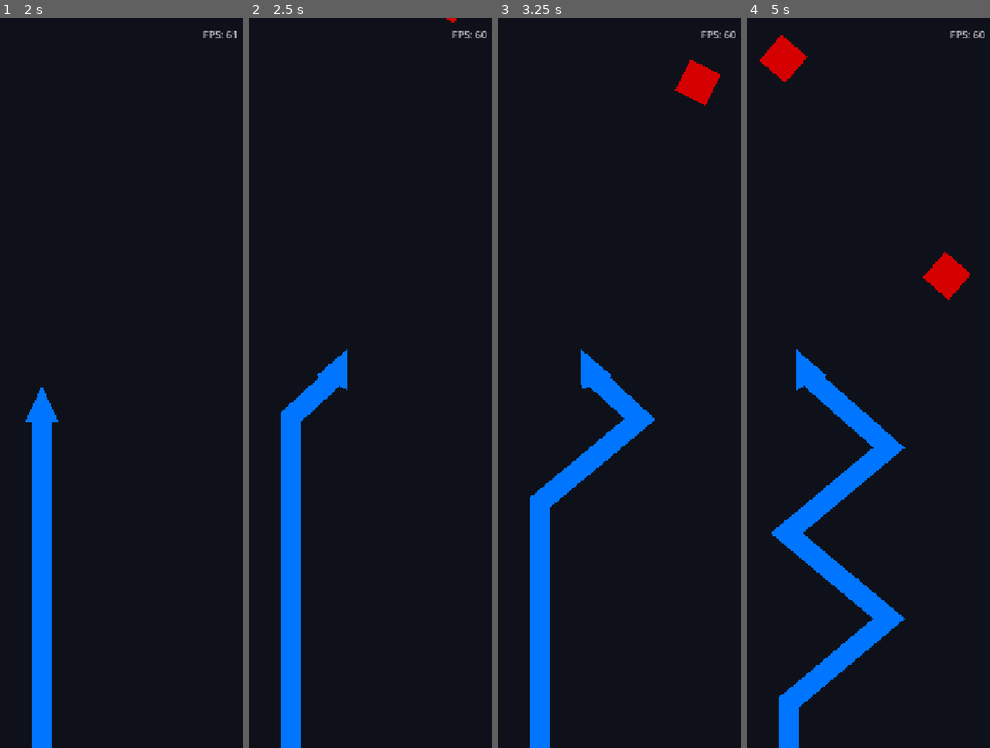
Above: before the commit, frames 1-4 (left to right).
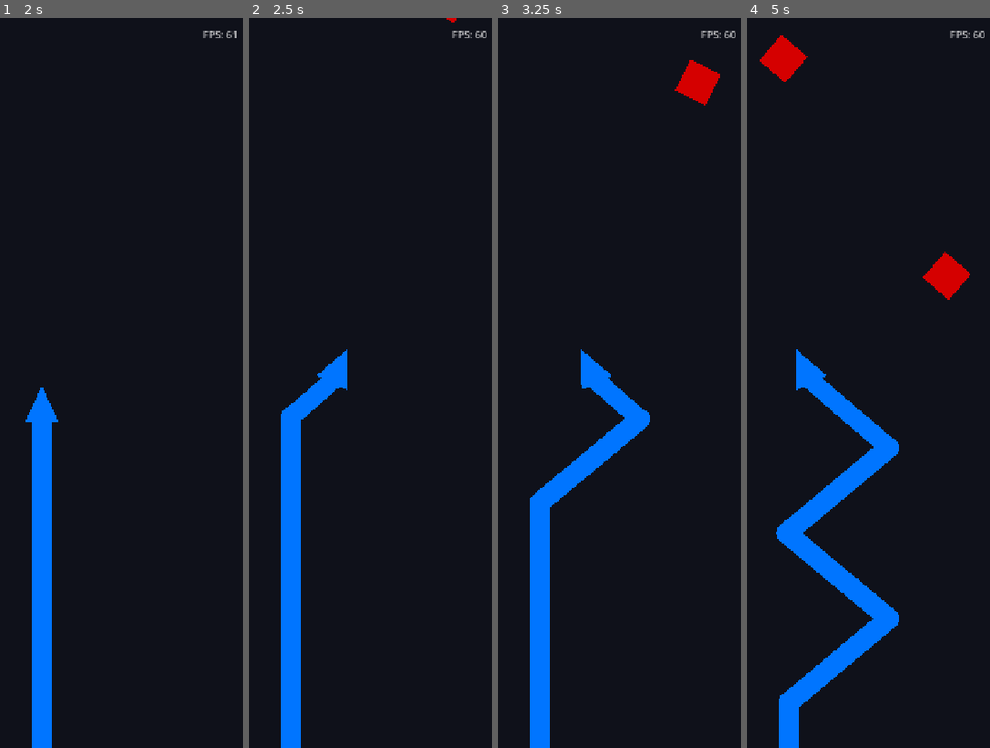
Above: after the commit, the same moments.

Repository: Victhor1/thera_godot
Game: Godot game, scene res://scenes/main.tscn
The game is run twice, just before and just after one commit, with the same random seed, the same clock (stepped at 60 frames per second) and the same inputs.
Inputs (mouse positions are in pixels of both pictures, inside the frame that each line leads up to):
- Up to frame 1 (2 s): move the mouse to (131, 346) at 0.52 s; click (131, 346) at 0.67 s; move the mouse to (outside the picture) at 1.27 s; click (outside the picture) at 1.42 s
- Up to frame 2 (2.5 s): move the mouse to (331, 222) at 2.02 s; click (331, 222) at 2.17 s
- Up to frame 3 (3.25 s): move the mouse to (519, 529) at 2.77 s; click (519, 529) at 2.92 s
- Up to frame 4 (5 s): move the mouse to (912, 492) at 3.52 s; click (912, 492) at 3.67 s; move the mouse to (outside the picture) at 4.27 s; click (outside the picture) at 4.42 s

Frame 1 is identical in both runs. In frame 2, less than 0.1% of the frame differs, in the area x 13-38%, y 49-56%; in frame 3, less than 0.1%; in frame 4, 0.2%, in the area x 10-66%, y 49-94%.

Commit message:
fix cola

Diff:
--- a/scripts/player.gd
+++ b/scripts/player.gd
@@ -124,17 +124,49 @@
 		return
 
 	var current_tail_width: float = triangle_width * 0.60
+	var half_tw: float = current_tail_width / 2.0
 	var head_rot: float = triangle_head.rotation if triangle_head else 0.0
 
-	var rel_pts := PackedVector2Array()
-	var top_overlap: Vector2 = Vector2(0, -12.0).rotated(head_rot)
-	rel_pts.append(top_overlap)
+	var all_world_pts: Array[Vector2] = []
+	all_world_pts.append(global_position)
+	all_world_pts.append_array(trail_points)
 
-	for pt in trail_points:
-		rel_pts.append(pt - global_position)
+	if all_world_pts.size() < 2:
+		return
 
-	if rel_pts.size() >= 2:
-		draw_polyline(rel_pts, player_color, current_tail_width)
+	for i in range(all_world_pts.size() - 1):
+		var p_start_world: Vector2 = all_world_pts[i]
+		var p_end_world: Vector2 = all_world_pts[i + 1]
+
+		var rel_start: Vector2 = p_start_world - global_position
+		var rel_end: Vector2 = p_end_world - global_position
+
+		var dir: Vector2 = rel_end - rel_start
+		if dir.length_squared() < 0.5:
+			continue
+
+		var norm: Vector2 = Vector2(-dir.y, dir.x).normalized() * half_tw
+
+		var pt_tl: Vector2
+		var pt_tr: Vector2
+		var pt_br: Vector2
+		var pt_bl: Vector2
+
+		if i == 0:
+			var base_right: Vector2 = Vector2(half_tw, 0.0).rotated(head_rot)
+			pt_tl = Vector2(-half_tw, -6.0).rotated(head_rot)
+			pt_tr = Vector2(half_tw, -6.0).rotated(head_rot)
+			pt_br = rel_end + base_right
+			pt_bl = rel_end - base_right
+		else:
+			pt_tl = rel_start - norm
+			pt_tr = rel_start + norm
+			pt_br = rel_end + norm
+			pt_bl = rel_end - norm
+
+		var quad := PackedVector2Array([pt_tl, pt_tr, pt_br, pt_bl])
+		draw_colored_polygon(quad, player_color)
+		draw_circle(rel_end, half_tw, player_color)
 
 func _on_area_entered(area: Area2D) -> void:
 	if current_state == State.DEAD:
